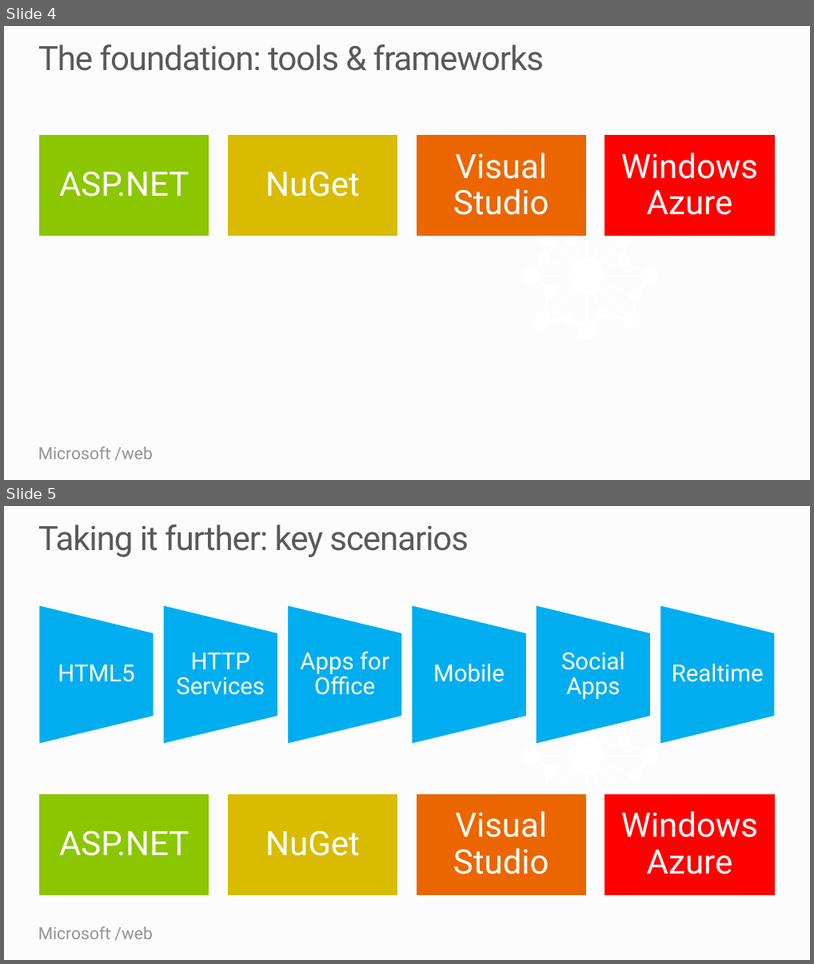
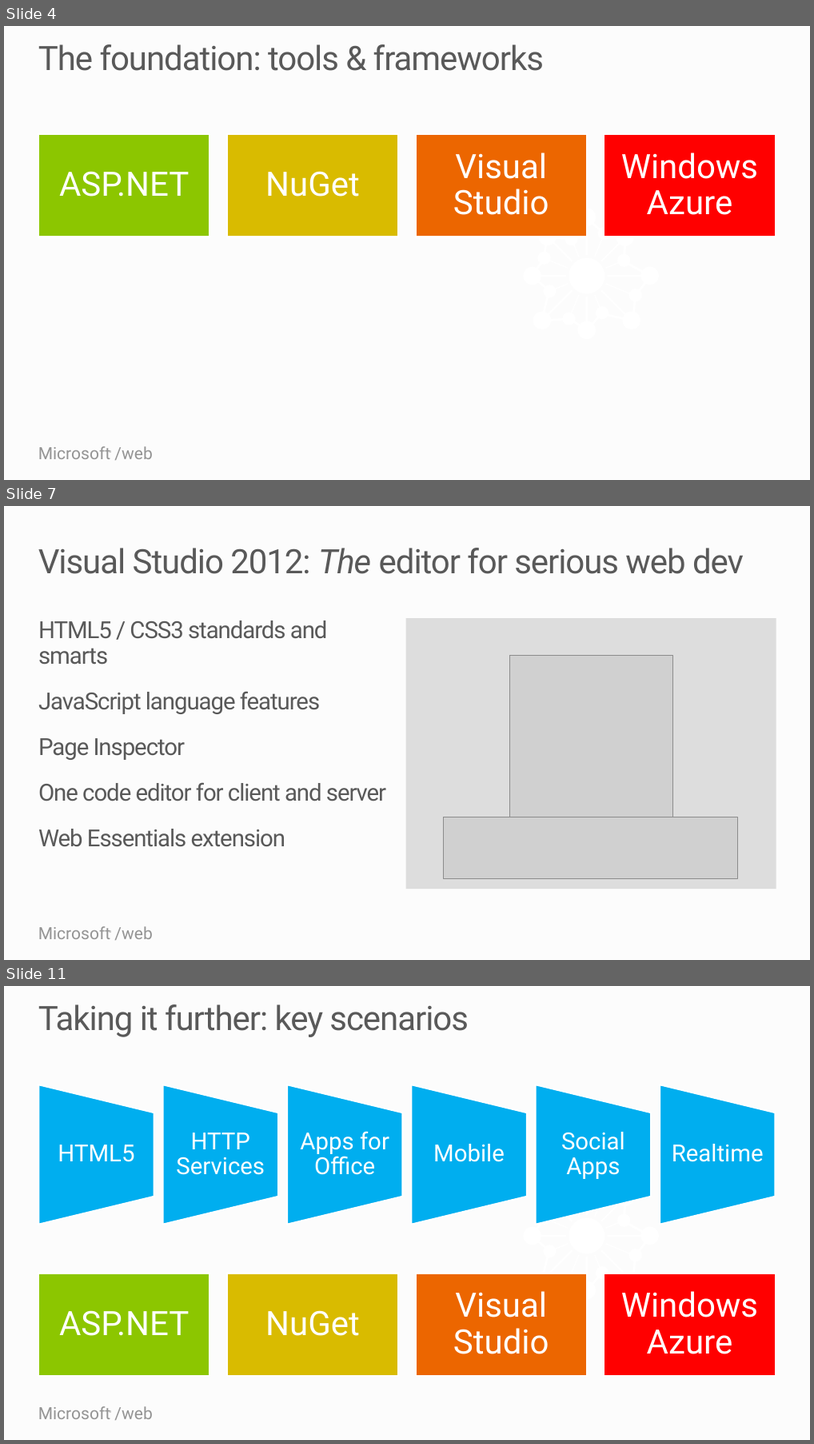
Before and after one commit to Microsoft-Web/PRESENTATION-Keynote, a slide deck: WebCampsKeynote.pptx. Shown one above the other, each under a label of ours: slides 4 and 5 before the commit, slides 4, 7 and 11 after it; the slides between them are not shown. The pictures are 814x964 and 814x1444 pixels, drawn with LibreOffice and Linux fonts; fonts in the diff are those of the drawing; grey boxes stand for pictures. Boxes give left, top, right and bottom in pixels: in the first picture for what was removed or moved away, otherwise in the second. Text is boxed around its words. In the diff, an @@ line names an element or a change of style, - is before the commit and + after.

```diff
--- a/WebCampsKeynote.pptx
+++ b/WebCampsKeynote.pptx
@@ slide 7 added at (x1=4, y1=506, x2=810, y2=960), background #FCFCFC; not listed: 2 template elements that a slide beside it also shows @@
@@ title added at (x1=38, y1=548, x2=744, y2=574), 40 pt, text #595959 @@
+Visual Studio 2012: The editor for serious web dev
@@ text added at (x1=38, y1=620, x2=386, y2=847), 28 pt, text #595959 @@
+HTML5 / CSS3 standards and smarts
+JavaScript language features
+Page Inspector
+One code editor for client and server
+Web Essentials extension
@@ rectangle added at (x1=406, y1=618, x2=777, y2=888), fill #DDDDDD @@
@@ picture added at (x1=510, y1=656, x2=673, y2=817) @@
@@ picture added at (x1=444, y1=816, x2=738, y2=878) @@
@@ what was slide 5 is now slide 11 @@
```
Also in this commit, not shown: 1 slide changed, 4 other slides added, 3 slides removed, 1 other file.
